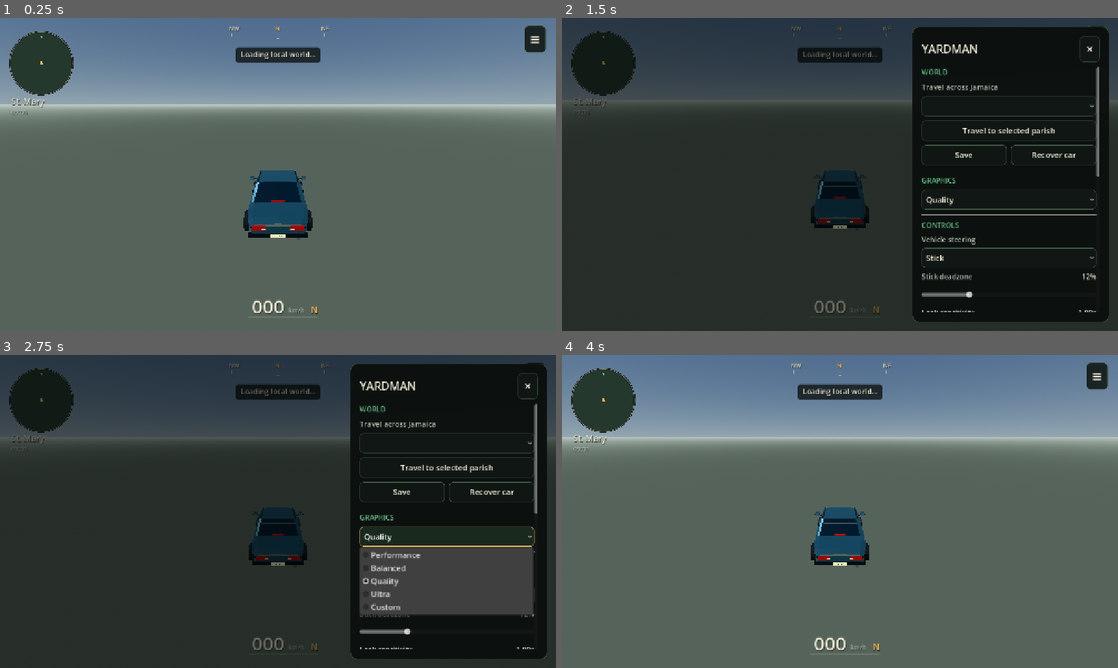
Above: before the commit, frames 1-4 (two rows, left to right).
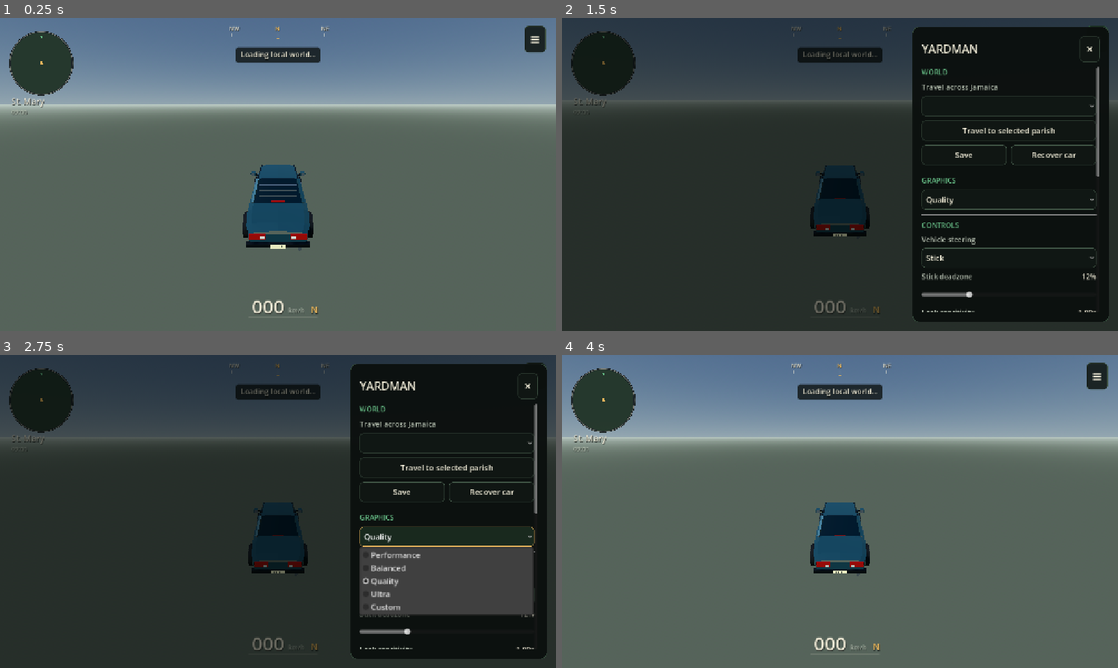
Above: after the commit, the same moments.

Repository: rell28194-rgb/yardman
Game: Godot game, scene res://main.tscn
Two runs of this game, one before a commit and one after it. Both use one fixed random seed, a clock stepped at 60 frames per second and the inputs below.
Inputs (mouse positions are in pixels of both pictures, inside the frame that each line leads up to):
- Up to frame 1 (0.25 s): no input
- Up to frame 2 (1.5 s): tap Enter at 0.5 s; move the mouse to (962, 158) at 0.52 s; hold Right (ui_right) 0.53-1.25 s; tap E at 0.6 s; click (962, 158) at 0.67 s; tap Space at 0.77 s; click "≡" at 1.25 s
- Up to frame 3 (2.75 s): click "Quality" at 2 s
- Up to frame 4 (4 s): click "×" at 2.75 s; tap Space at 3.5 s; drag from (728, 527) to (812, 574) at 3.52 s

The runs differ from the first frame. In frame 1, 1.3% of the frame differs, in the area x 43-57%, y 46-74%; in frame 2, 0.7%; in frame 3, 0.7%; in frame 4, 0.9%.

Commit message:
vehicles: scrap Mark X and 992 and make Crown default

Diff:
--- a/godot/scripts/vehicle_catalog.gd
+++ b/godot/scripts/vehicle_catalog.gd
@@ -3,11 +3,12 @@
 
 const FleetRegistry = preload("res://scripts/vehicle_fleet_registry.gd")
 
-# Physics/tuning data are deliberately separate from controller code so adding a
-# vehicle does not fork the solver. Values are game tuning baselines, not claims
-# of exact homologation specifications for a particular trim/year.
-const DEFAULT_ID := "legacy_sedan"
-const PRODUCTION_IDS := ["toyota_crown", "toyota_mark_x", "port_royal_992"]
+# Map-and-cars integration policy: the Crown is the default owner car. Mark X
+# and 992 were explicitly scrapped and must never re-enter selection through a
+# stale catalog or recovered registry entry.
+const DEFAULT_ID := "toyota_crown"
+const PRODUCTION_IDS := ["toyota_crown"]
+const SCRAPPED_IDS := ["toyota_mark_x", "port_royal_992"]
 
 const VEHICLES := {
     "legacy_sedan": {
@@ -58,57 +59,14 @@
         "idle_rpm": 720.0, "redline_rpm": 6600.0, "throttle_rpm_boost": 470.0,
         "paint_rgb": [0.055, 0.070, 0.090], "audio_profile": "crown_v6", "camera_distance_m": 8.1,
     },
-    "toyota_mark_x": {
-        "id": "toyota_mark_x", "manufacturer": "Toyota", "display_name": "Toyota Mark X", "drivetrain": "RWD", "hero_scene": "toyota_mark_x.glb",
-        "mass_kg": 1540.0, "wheelbase_m": 2.85, "use_visual_wheelbase": false, "track_width_m": 1.54, "cg_height_m": 0.51,
-        "dimensions_m": [1.79, 1.44, 4.77], "visual_scale": [0.968, 1.108, 1.193], "wheel_radius_m": 0.34,
-        "max_forward_mps": 66.0, "max_reverse_mps": 8.0, "grass_limit_mps": 16.0,
-        "acceleration_low_mps2": 7.4, "acceleration_high_mps2": 4.2, "reverse_accel_factor": 0.64,
-        "brake_decel_mps2": 12.2, "offroad_brake_decel_mps2": 7.0,
-        "steering_low_deg": 37.0, "steering_high_deg": 12.5,
-        "grip_accel_mps2": 11.8, "offroad_grip_accel_mps2": 6.0, "drift_grip_assist_mps2": 10.2, "drift_grip_raw_mps2": 8.9,
-        "yaw_cap": 1.37, "drift_yaw_cap": 1.58, "lateral_response": 7.4, "offroad_lateral_response": 4.6,
-        "drift_lateral_cap_mps": 9.2, "drift_slip_assist": 0.37, "drift_slip_raw": 0.29, "drift_bonus_assist": 2.0, "drift_bonus_raw": 0.85,
-        "rolling_drag_base": 0.088, "aero_drag": 0.00070, "offroad_drag_base": 0.72, "offroad_aero_drag": 0.0039,
-        "offroad_overlimit_drag": 2.3, "offroad_overlimit_slope": 0.33,
-        "suspension_ray_top_m": 0.96, "suspension_ray_length_m": 1.66,
-        "transmission": "6-speed automatic", "peak_torque_nm": 365.0,
-        "gear_ratios": [3.54, 2.06, 1.40, 1.00, 0.71, 0.58], "final_drive": 3.91, "reverse_ratio": 3.17,
-        "drivetrain_efficiency": 0.89, "powertrain_physics_blend": 0.50,
-        "torque_curve": [[760.0, 0.58], [1800.0, 0.78], [3200.0, 0.96], [4400.0, 1.00], [5800.0, 0.91], [7000.0, 0.70]],
-        "shift_up_light_rpm": 3000.0, "shift_up_rpm": 6500.0, "shift_down_rpm": 1550.0,
-        "shift_time_s": 0.25, "shift_torque_factor": 0.30, "kickdown_throttle": 0.73, "launch_free_rev_fraction": 0.36, "rpm_response": 10.7,
-        "gear_speed_mps": [9.0, 18.5, 30.0, 44.0, 57.0], "rpm_per_mps": [410.0, 250.0, 180.0, 134.0, 103.0, 83.0],
-        "idle_rpm": 760.0, "redline_rpm": 7000.0, "throttle_rpm_boost": 540.0,
-        "paint_rgb": [0.20, 0.035, 0.035], "audio_profile": "mark_x_v6", "camera_distance_m": 7.9,
-    },
-    "port_royal_992": {
-        "id": "port_royal_992", "manufacturer": "Yardman", "display_name": "Port Royal 992", "drivetrain": "RWD", "hero_scene": "port_royal_992.glb",
-        "mass_kg": 1515.0, "wheelbase_m": 2.45, "use_visual_wheelbase": false, "track_width_m": 1.62, "cg_height_m": 0.43,
-        "dimensions_m": [1.85, 1.30, 4.54], "visual_scale": [1.0, 1.0, 1.135], "wheel_radius_m": 0.34,
-        "max_forward_mps": 82.0, "max_reverse_mps": 9.0, "grass_limit_mps": 14.5,
-        "acceleration_low_mps2": 9.6, "acceleration_high_mps2": 5.0, "reverse_accel_factor": 0.58,
-        "brake_decel_mps2": 14.2, "offroad_brake_decel_mps2": 7.4,
-        "steering_low_deg": 33.0, "steering_high_deg": 10.5,
-        "grip_accel_mps2": 13.8, "offroad_grip_accel_mps2": 5.6, "drift_grip_assist_mps2": 11.7, "drift_grip_raw_mps2": 9.8,
-        "yaw_cap": 1.46, "drift_yaw_cap": 1.68, "lateral_response": 8.8, "offroad_lateral_response": 4.2,
-        "drift_lateral_cap_mps": 10.0, "drift_slip_assist": 0.34, "drift_slip_raw": 0.27, "drift_bonus_assist": 2.0, "drift_bonus_raw": 0.8,
-        "rolling_drag_base": 0.080, "aero_drag": 0.00058, "offroad_drag_base": 0.82, "offroad_aero_drag": 0.0044,
-        "offroad_overlimit_drag": 2.7, "offroad_overlimit_slope": 0.39,
-        "suspension_ray_top_m": 0.87, "suspension_ray_length_m": 1.50,
-        "transmission": "8-speed dual-clutch", "peak_torque_nm": 470.0,
-        "gear_ratios": [3.91, 2.29, 1.65, 1.30, 1.08, 0.88, 0.71, 0.59], "final_drive": 3.44, "reverse_ratio": 3.55,
-        "drivetrain_efficiency": 0.92, "powertrain_physics_blend": 0.58,
-        "torque_curve": [[820.0, 0.52], [1800.0, 0.72], [3000.0, 0.91], [4500.0, 1.00], [6100.0, 0.96], [7600.0, 0.76]],
-        "shift_up_light_rpm": 3300.0, "shift_up_rpm": 7150.0, "shift_down_rpm": 1800.0,
-        "shift_time_s": 0.12, "shift_torque_factor": 0.16, "kickdown_throttle": 0.70, "launch_free_rev_fraction": 0.42, "rpm_response": 13.5,
-        "gear_speed_mps": [10.0, 21.0, 34.0, 49.0, 65.0], "rpm_per_mps": [430.0, 270.0, 196.0, 148.0, 116.0, 92.0],
-        "idle_rpm": 820.0, "redline_rpm": 7600.0, "throttle_rpm_boost": 620.0,
-        "paint_rgb": [0.72, 0.12, 0.055], "audio_profile": "port_royal_flat6", "camera_distance_m": 7.2,
-    },
 }
 
+static func _allowed(vehicle_id: String) -> bool:
+    return not SCRAPPED_IDS.has(vehicle_id)
+
 static func profile(vehicle_id: String) -> Dictionary:
+    if not _allowed(vehicle_id):
+        return VEHICLES[DEFAULT_ID].duplicate(true)
     if VEHICLES.has(vehicle_id):
         return VEHICLES[vehicle_id].duplicate(true)
     if FleetRegistry.has(vehicle_id):
@@ -120,26 +78,30 @@
     return VEHICLES[DEFAULT_ID].duplicate(true)
 
 static func has(vehicle_id: String) -> bool:
+    if not _allowed(vehicle_id):
+        return false
     return VEHICLES.has(vehicle_id) or FleetRegistry.has(vehicle_id)
 
-static func ids(include_legacy: bool = true) -> Array:
+static func ids(include_legacy: bool = false) -> Array:
     var result: Array = []
     if include_legacy:
-        result.append(DEFAULT_ID)
+        result.append("legacy_sedan")
     result.append_array(PRODUCTION_IDS)
     for vehicle_id in FleetRegistry.ids():
-        if not result.has(vehicle_id):
+        if _allowed(str(vehicle_id)) and not result.has(vehicle_id):
             result.append(vehicle_id)
     return result
 
 static func production_ids() -> Array:
     var result: Array = PRODUCTION_IDS.duplicate()
     for vehicle_id in FleetRegistry.ids():
-        if not result.has(vehicle_id):
+        if _allowed(str(vehicle_id)) and not result.has(vehicle_id):
             result.append(vehicle_id)
     return result
 
 static func next_id(current_id: String, include_legacy: bool = false) -> String:
     var order := ids(include_legacy)
+    if order.is_empty():
+        return DEFAULT_ID
     var current := order.find(current_id)
     return str(order[(current + 1) % order.size()]) if current >= 0 else str(order[0])
